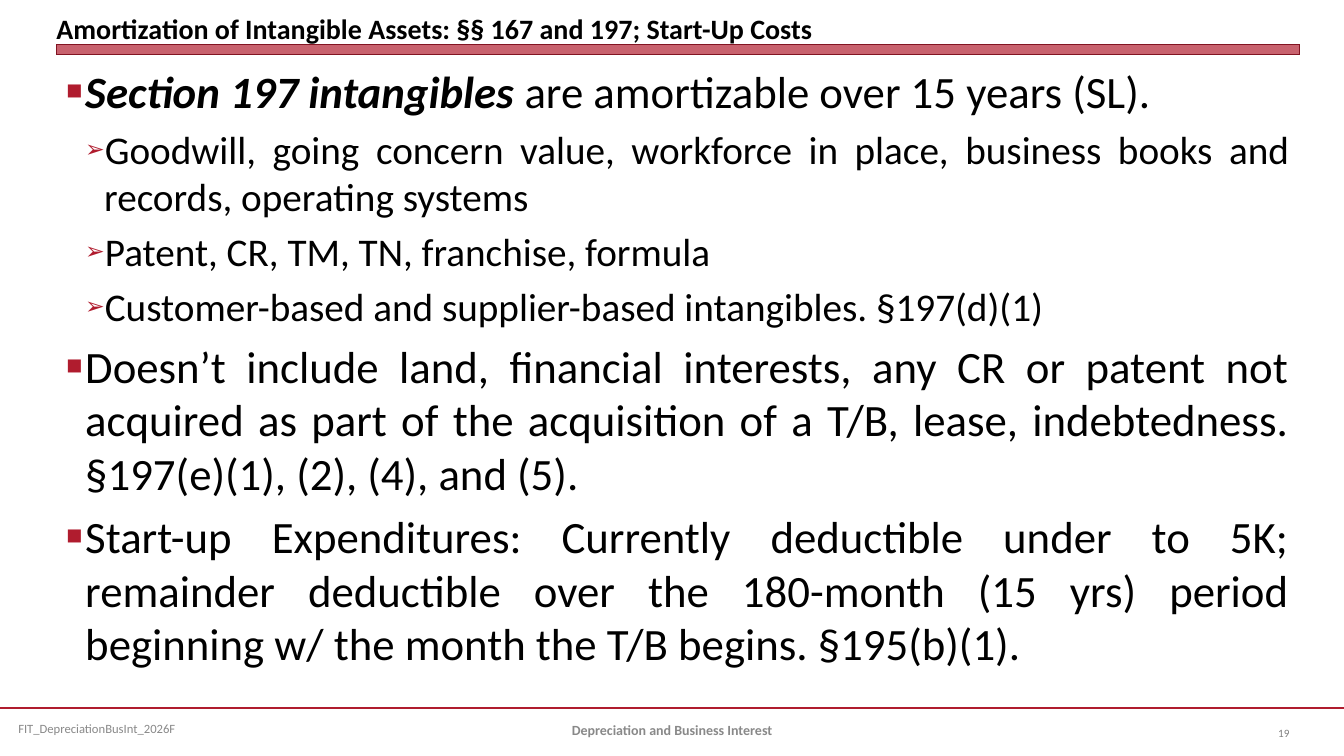
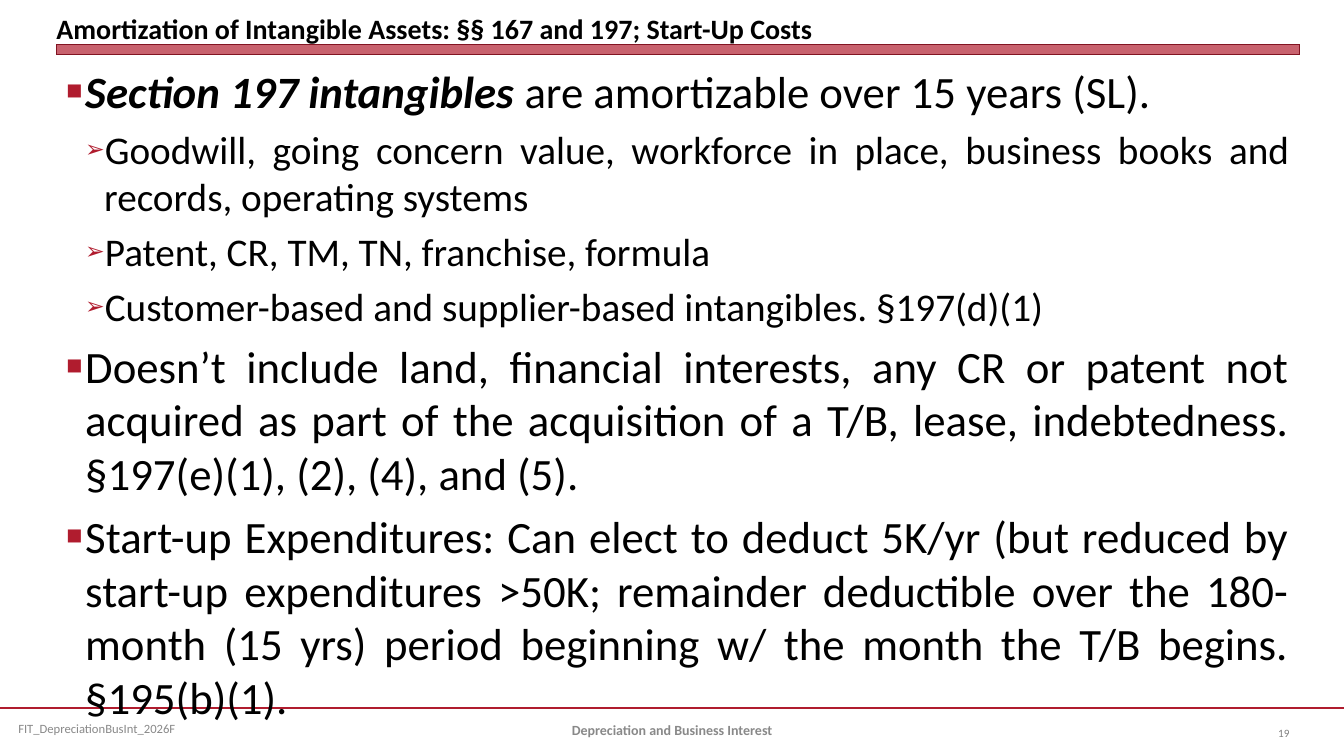
Before and after one commit to jmc877/Fed-Income-Tax, a slide deck: slide 19 of slides/FIT_DepreciationBusInt_2026F.pptx. Drawn at 1344x756 pixels with LibreOffice and Linux fonts; fonts in the diff are those of the drawing. Boxes give left, top, right and bottom in pixels: in the first picture for what was removed or moved away, otherwise in the second. Text is boxed around its words. In the diff, an @@ line names an element or a change of style, - is before the commit and + after.

```diff
--- a/slides/FIT_DepreciationBusInt_2026F.pptx
+++ b/slides/FIT_DepreciationBusInt_2026F.pptx
@@ text at [85,520,1288,726]: text changed @@
-■ Start-up Expenditures: Currently deductible under to 5K; remainder deductible over the 180-month (15 yrs) period beginning w/ the month the T/B begins. §195(b)(1).
+■ Start-up Expenditures: Can elect to deduct 5K/yr (but reduced by start-up expenditures >50K; remainder deductible over the 180-month (15 yrs) period beginning w/ the month the T/B begins. §195(b)(1).
```
Also in this commit, not shown: 1 other slide changed.
